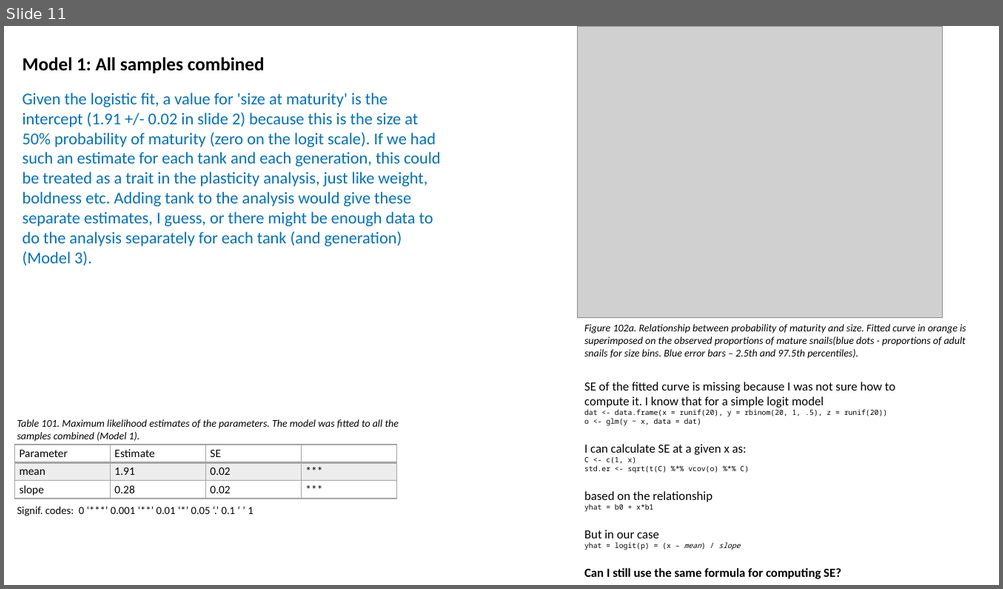
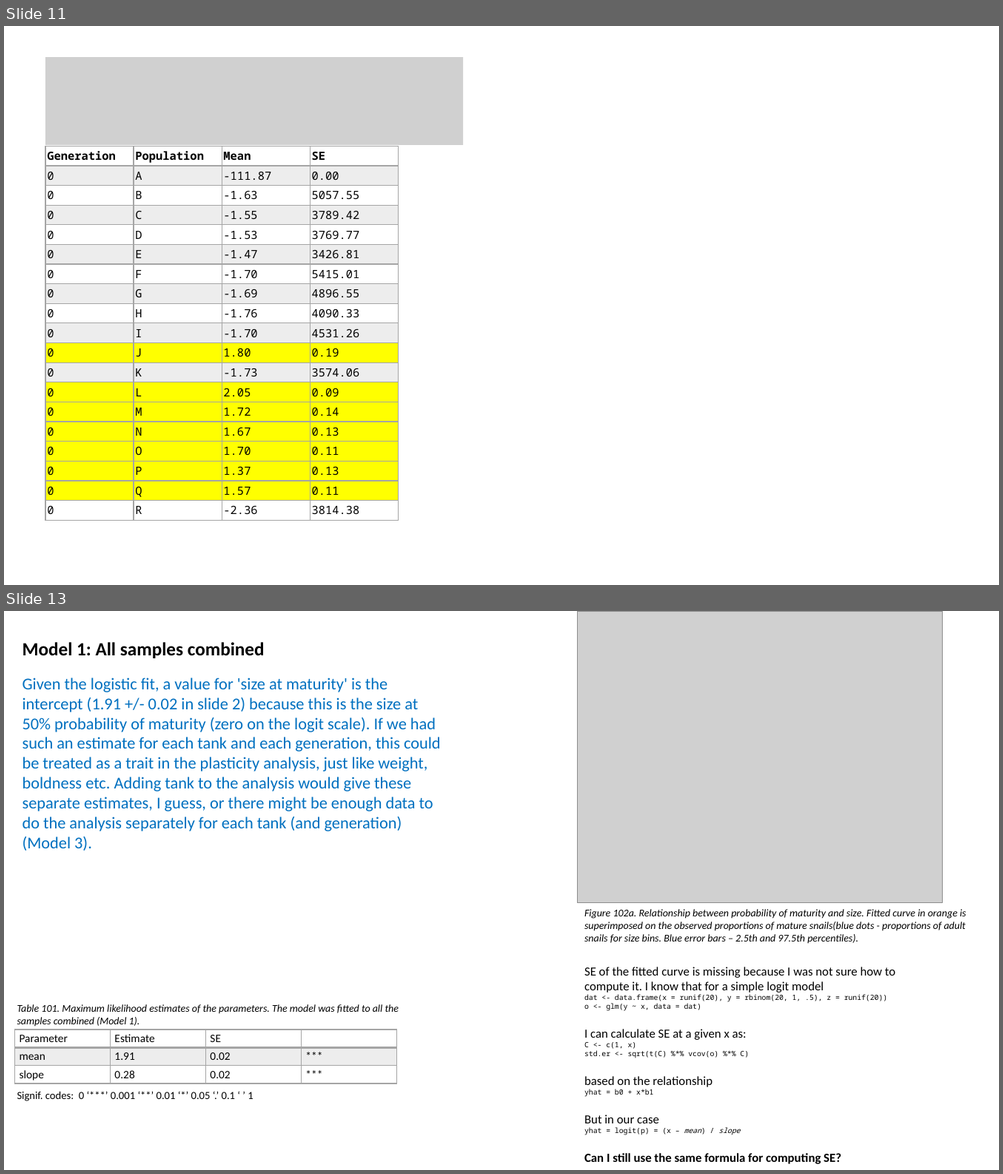
Before and after one commit to sam0per/Littorina_CZ_offspring, a slide deck: docs/Littorina_offspring_size_maturity.pptx. Shown one above the other, each under a label of ours: slide 11 before the commit, slides 11 and 13 after it; the slides between them are not shown. The pictures are 1003x589 and 1003x1174 pixels, drawn with LibreOffice and Linux fonts; fonts in the diff are those of the drawing; grey boxes stand for pictures. Boxes give left, top, right and bottom in pixels: in the first picture for what was removed or moved away, otherwise in the second. Text is boxed around its words. In the diff, an @@ line names an element or a change of style, - is before the commit and + after.

Commit message:
populations in generation 0 have no juveniles

```diff
--- a/docs/Littorina_offspring_size_maturity.pptx
+++ b/docs/Littorina_offspring_size_maturity.pptx
@@ slide 11 added at box(4, 26, 999, 585), background #FFFFFF @@
@@ picture added at box(45, 57, 464, 145) @@
@@ table added at box(45, 146, 398, 520), 19 rows, 4 columns @@
+Generation | Population | Mean | SE
+0 | A | -111.87 | 0.00
+0 | B | -1.63 | 5057.55
+0 | C | -1.55 | 3789.42
+0 | D | -1.53 | 3769.77
+0 | E | -1.47 | 3426.81
+0 | F | -1.70 | 5415.01
+0 | G | -1.69 | 4896.55
+0 | H | -1.76 | 4090.33
+0 | I | -1.70 | 4531.26
+0 | J | 1.80 | 0.19
+0 | K | -1.73 | 3574.06
+0 | L | 2.05 | 0.09
+0 | M | 1.72 | 0.14
+0 | N | 1.67 | 0.13
+0 | O | 1.70 | 0.11
+0 | P | 1.37 | 0.13
+0 | Q | 1.57 | 0.11
+0 | R | -2.36 | 3814.38
@@ what was slide 11 is now slide 13 @@
```
Also in this commit, not shown: 3 slides changed, 1 other slide added, 1 slide removed, 2 other files.
